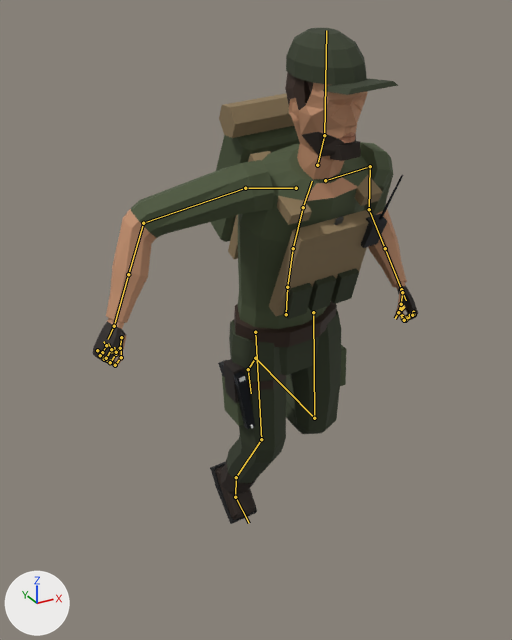
The glTF model output/survivors/unarmed/jake_male_unarmed.glb as it was, and as the next commit left it.
One viewpoint serves both versions: a 50 mm camera at (-1.006, -1.657, 1.784) aimed at (-0.062, 0.058, 0.926). The axes (+X, +Y, +Z) are drawn at lower left. The lights are the same throughout. The first picture is the older version. Both versions are drawn at frame 6 of the action 'Melee_Run_Cycle'; the numbers are the values there. The bones that change, and the others that lie on the model, are drawn over the model as lines.

Names of what the first picture shows: 'Jake_Male_Backpack', 'Jake_Male_Body', 'Jake_Male_Holster_Pistol'.
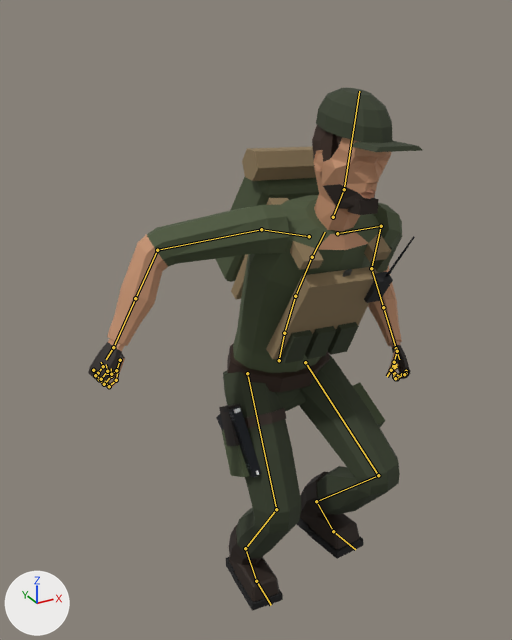
Boxes (x1, y1, x2, y2) around the edits, measured in the pictures (512 x 640 px):
```json
{"object": "Jake_Male_Body", "change": "posed", "before": [93, 28, 418, 524], "after": [88, 87, 422, 611]}
{"object": "Jake_Male_Backpack", "change": "posed", "before": [211, 93, 300, 242], "after": [216, 146, 319, 282], "on screen": "16% wider, 9% shorter"}
{"object": "Jake_Male_Holster_Pistol", "change": "posed", "before": [218, 360, 255, 429], "after": [216, 406, 262, 477], "on screen": "24% wider"}
{"bone": "mixamorig:Hips", "before": "(286, 314) to (287, 287)", "after": "(279, 360) to (284, 333)"}
{"bone": "mixamorig:LeftUpLeg", "before": "(313, 312) to (314, 418)", "after": "(305, 362) to (378, 475)"}
{"bone": "mixamorig:LeftLeg", "before": "(314, 418) to (255, 358)", "after": "(378, 475) to (316, 501)"}
{"bone": "mixamorig:LeftFoot", "before": "(255, 358) to (248, 369)", "after": "(316, 501) to (333, 531)"}
{"bone": "mixamorig:LeftToeBase", "before": "(248, 369) to (251, 393)", "after": "(333, 531) to (355, 549)"}
{"bone": "mixamorig:RightUpLeg", "before": "(255, 332) to (261, 439)", "after": "(247, 373) to (276, 509)"}
{"bone": "mixamorig:RightLeg", "before": "(261, 439) to (236, 477)", "after": "(276, 509) to (245, 548)"}
{"bone": "mixamorig:RightFoot", "before": "(236, 477) to (235, 497)", "after": "(245, 548) to (256, 581)"}
{"bone": "mixamorig:RightToeBase", "before": "(235, 497) to (249, 523)", "after": "(256, 581) to (271, 605)"}
{"bone": "mixamorig:LeftForeArm", "before": "(369, 209) to (385, 248)", "after": "(371, 268) to (383, 307)"}
```

Scene script edits in JSON lines:
```json
{"block": "bone_mixamorig_hips", "where": "bone_mixamorig_hips = bpy.data.objects['Jake_Male_Armature'].pose.bones['mixamorig:Hips']"}
{"op": "set", "path": "bone_mixamorig_hips.location", "old": "(0.022, 0.0, -0.024)", "new": "(-0.014, -0.136, -0.007)"}
{"op": "set", "path": "bone_mixamorig_hips.rotation_quaternion", "old": "(0.99, 0.13, 0.006, 0.048)", "new": "(0.992, 0.126, -0.004, -0.029)", "note": "degrees (15, 0, 6) -> degrees (15, 0, -3)"}
{"block": "bone_mixamorig_leftupleg", "where": "bone_mixamorig_leftupleg = bpy.data.objects['Jake_Male_Armature'].pose.bones['mixamorig:LeftUpLeg']  # child of 'mixamorig:Hips'"}
{"op": "set", "path": "bone_mixamorig_leftupleg.rotation_quaternion", "old": "(-0.996, -0.087, 0.0, 0.0)", "new": "(-0.814, -0.568, -0.043, -0.113)", "note": "degrees (10, 0, 0) -> degrees (69, -3, 13)"}
{"block": "bone_mixamorig_leftleg", "where": "bone_mixamorig_leftleg = bpy.data.objects['Jake_Male_Armature'].pose.bones['mixamorig:LeftLeg']  # child of 'mixamorig:LeftUpLeg'"}
{"op": "set", "path": "bone_mixamorig_leftleg.rotation_quaternion", "old": "(0.714, -0.7, 0.0, 0.0)", "new": "(0.657, -0.745, -0.005, -0.117)", "note": "degrees (-89, 0, 0) -> degrees (-96, -10, -9)"}
{"block": "bone_mixamorig_leftfoot", "where": "bone_mixamorig_leftfoot = bpy.data.objects['Jake_Male_Armature'].pose.bones['mixamorig:LeftFoot']  # child of 'mixamorig:LeftLeg'"}
{"op": "set", "path": "bone_mixamorig_leftfoot.rotation_quaternion", "old": "(1.0, -0.006, 0.0, 0.0)", "new": "(0.916, 0.397, -0.013, 0.044)", "note": "degrees (-1, 0, 0) -> degrees (47, -3, 4)"}
{"block": "bone_mixamorig_lefttoebase", "where": "bone_mixamorig_lefttoebase = bpy.data.objects['Jake_Male_Armature'].pose.bones['mixamorig:LeftToeBase']  # child of 'mixamorig:LeftFoot'"}
{"op": "set", "path": "bone_mixamorig_lefttoebase.rotation_quaternion", "old": "(0.998, 0.07, 0.0, 0.0)", "new": "(1.0, 0.005, 0.0, 0.0)", "note": "degrees (8, 0, 0) -> degrees (1, 0, 0)"}
{"block": "bone_mixamorig_rightupleg", "where": "bone_mixamorig_rightupleg = bpy.data.objects['Jake_Male_Armature'].pose.bones['mixamorig:RightUpLeg']  # child of 'mixamorig:Hips'"}
{"op": "set", "path": "bone_mixamorig_rightupleg.rotation_quaternion", "old": "(0.996, 0.087, 0.0, 0.0)", "new": "(0.929, 0.37, 0.0, 0.012)", "note": "degrees (10, 0, 0) -> degrees (43, 0, 1)"}
{"block": "bone_mixamorig_rightleg", "where": "bone_mixamorig_rightleg = bpy.data.objects['Jake_Male_Armature'].pose.bones['mixamorig:RightLeg']  # child of 'mixamorig:RightUpLeg'"}
{"op": "set", "path": "bone_mixamorig_rightleg.rotation_quaternion", "old": "(0.968, -0.252, 0.0, 0.0)", "new": "(0.864, -0.502, -0.004, 0.043)", "note": "degrees (-29, 0, 0) -> degrees (-60, 2, 4)"}
{"block": "bone_mixamorig_rightfoot", "where": "bone_mixamorig_rightfoot = bpy.data.objects['Jake_Male_Armature'].pose.bones['mixamorig:RightFoot']  # child of 'mixamorig:RightLeg'"}
{"op": "set", "path": "bone_mixamorig_rightfoot.rotation_quaternion", "old": "(0.961, -0.276, 0.0, 0.0)", "new": "(0.96, 0.275, 0.012, -0.042)", "note": "degrees (-32, 0, 0) -> degrees (32, 3, -4)"}
{"block": "bone_mixamorig_righttoebase", "where": "bone_mixamorig_righttoebase = bpy.data.objects['Jake_Male_Armature'].pose.bones['mixamorig:RightToeBase']  # child of 'mixamorig:RightFoot'"}
{"op": "set", "path": "bone_mixamorig_righttoebase.rotation_quaternion", "old": "(0.951, 0.309, 0.0, 0.0)", "new": "(1.0, 0.005, 0.0, 0.0)", "note": "degrees (36, 0, 0) -> degrees (1, 0, 0)"}
{"block": "bone_mixamorig_leftforearm", "where": "bone_mixamorig_leftforearm = bpy.data.objects['Jake_Male_Armature'].pose.bones['mixamorig:LeftForeArm']  # child of 'mixamorig:LeftArm'"}
{"op": "set", "path": "bone_mixamorig_leftforearm.rotation_quaternion", "old": "(0.743, 0.0, 0.0, -0.669)", "new": "(0.733, 0.0, 0.0, -0.68)", "note": "degrees (0, 0, -84) -> degrees (0, 0, -86)"}
```
